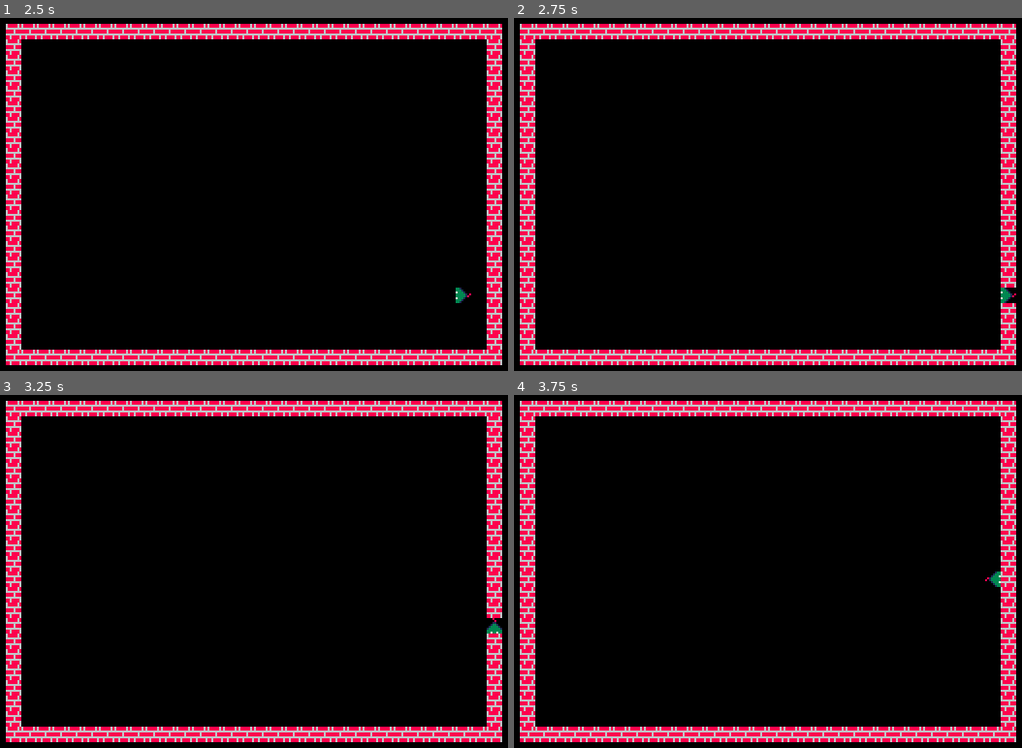
Above: before the commit, frames 1-4 (two rows, left to right).
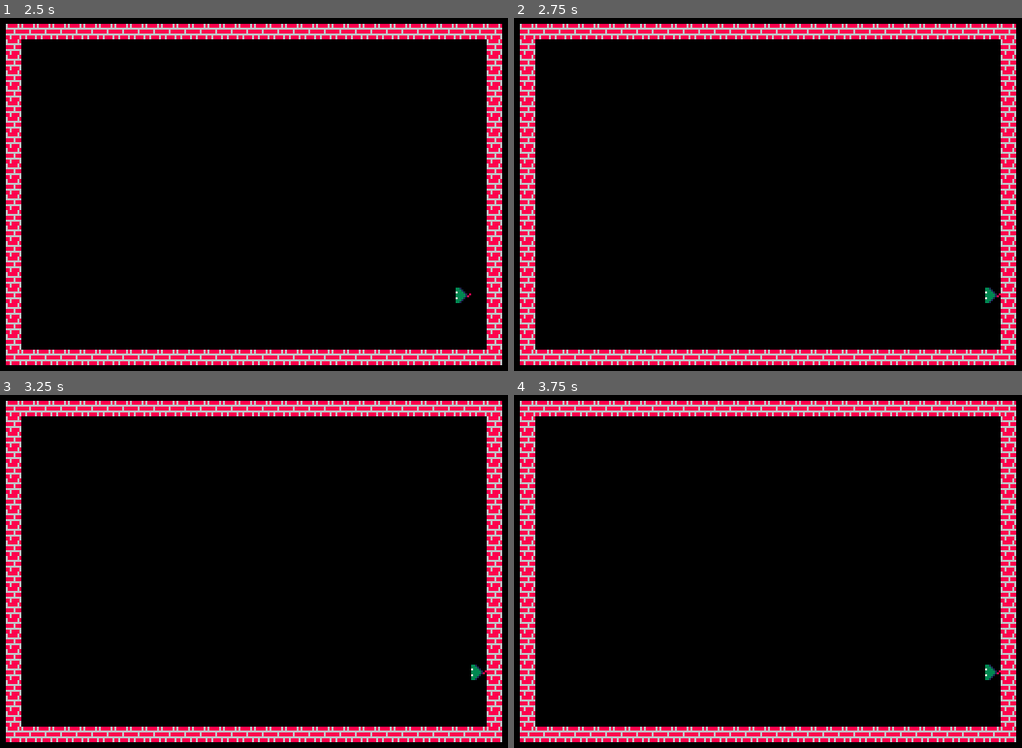
Above: after the commit, the same moments.

Repository: Kaiser005/Snake
Game: Godot game, scene res://scenes/main.tscn
Same seed, same stepped clock (60 frames per second), same inputs: the game is played once before the commit and once after it.
Inputs:
- Up to frame 1 (2.5 s): hold D (right) 0.53-1.28 s; hold S (down) 1.28-2.03 s; hold D (right) from 2.03 s (still down)
- Up to frame 2 (2.75 s): keep holding D (right)
- Up to frame 3 (3.25 s): release D (right) at 2.78 s; hold W (up) from 2.78 s (still down)
- Up to frame 4 (3.75 s): release W (up) at 3.53 s; hold A (left) from 3.53 s (still down)

Frame 1 is identical in both runs. In frame 2, 0.2% of the frame differs, in the area x 92-99%, y 76-81%; in frame 3, 0.2%; in frame 4, 0.2%.

Commit message:
Game over sui muri

Diff:
--- a/scripts/main.gd
+++ b/scripts/main.gd
@@ -7,3 +7,11 @@
 
 static func cell_to_pixel(cell: Vector2i) -> Vector2:
 	return Vector2(cell) * CELL_SIZE + Vector2.ONE * CELL_SIZE / 2
+
+
+static func is_inside_arena(cell: Vector2i) -> bool:
+	return (cell.x >= ARENA_ORIGIN.x + 1
+			and cell.x <= ARENA_SIZE.x + ARENA_ORIGIN.x - 2
+			and cell.y >= ARENA_ORIGIN.y + 1
+			and cell.y <= ARENA_SIZE.y + ARENA_ORIGIN.y - 2
+			)
--- a/scripts/player.gd
+++ b/scripts/player.gd
@@ -5,6 +5,7 @@
 var direzione: Vector2i = Vector2i.RIGHT
 var prossima_direzione: Vector2i = Vector2i.RIGHT
 @onready var sprite_2d: AnimatedSprite2D = $CharacterBody2D/Sprite2D
+@onready var timer: Timer = $"../Timer"
 
 const ANIM_BY_DIR := {
 	Vector2i.UP: "Up",
@@ -32,6 +33,11 @@
 
 func _on_timer_timeout() -> void:
 	direzione = prossima_direzione
+	var cella_temp = cella + prossima_direzione
+	if not Grid.is_inside_arena(cella_temp):
+		print("Game over")
+		timer.stop()
+		return
 	cella += prossima_direzione
 	position = Grid.cell_to_pixel(cella)
 	sprite_2d.play(ANIM_BY_DIR[direzione])
